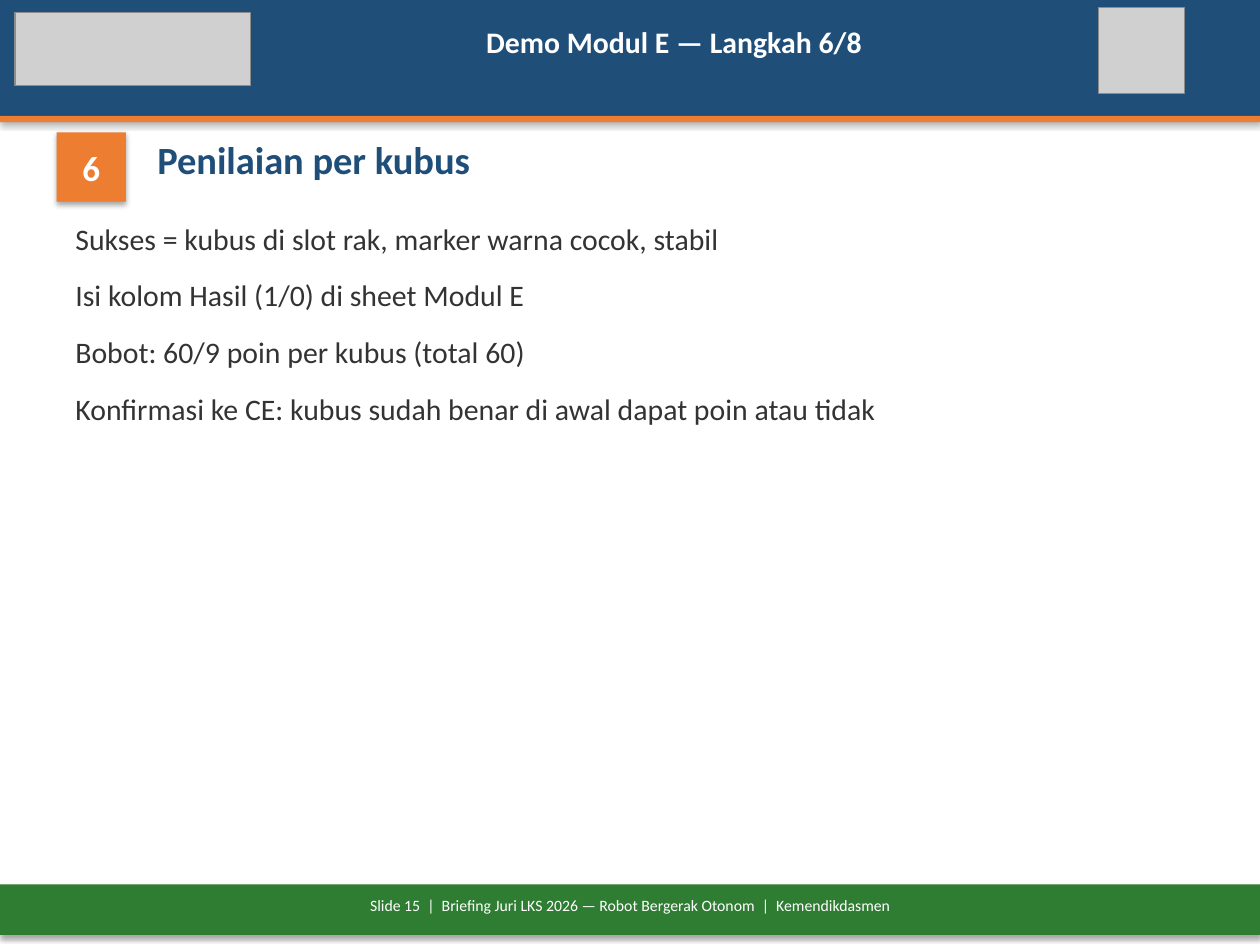
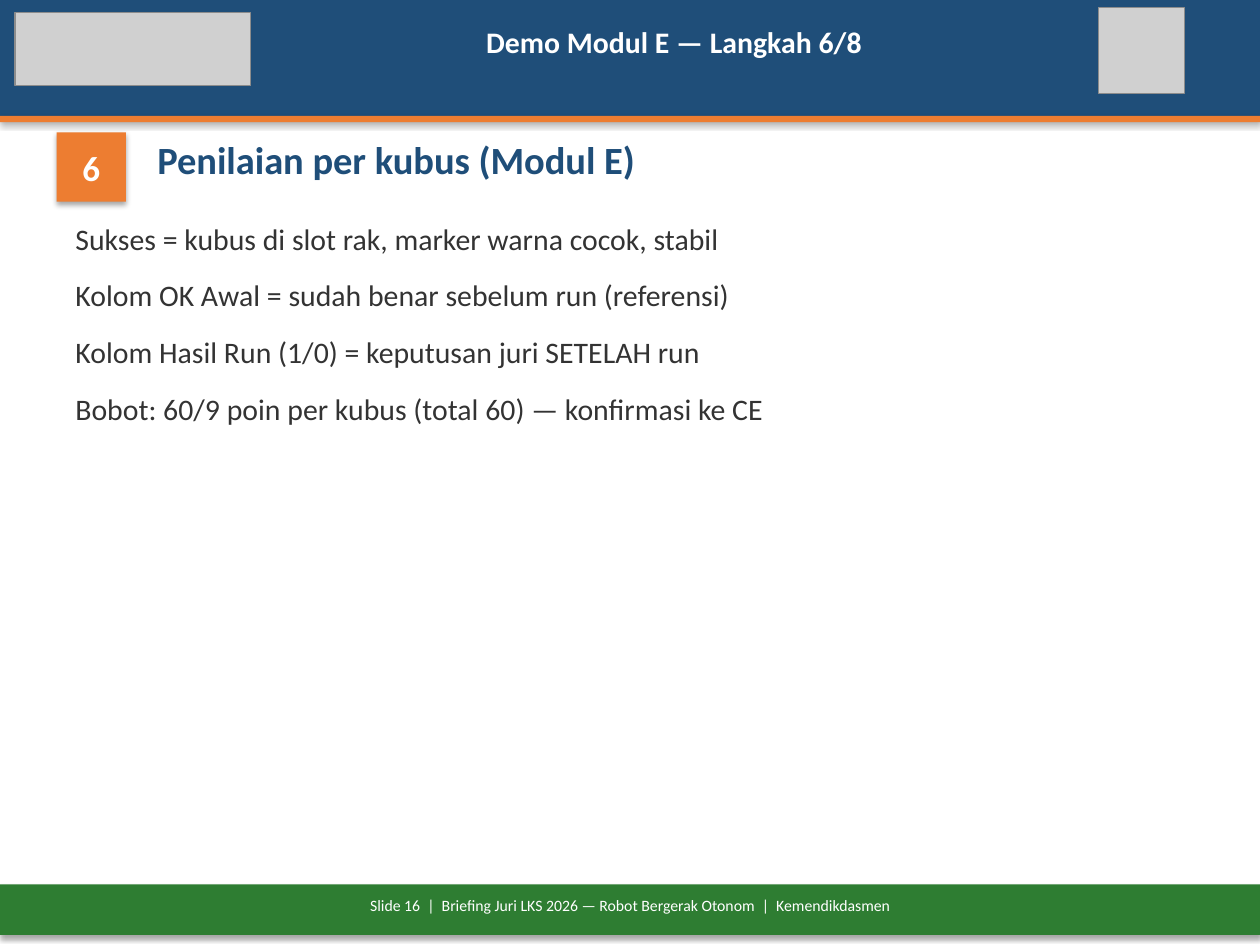
Before and after one commit to antonprafanto/LKS2026, a slide deck: slide 16 of docs/Briefing-Juri-LKS2026-Robot-Otonom.pptx (slide 15 before the commit). Drawn at 1260x945 pixels with LibreOffice and Linux fonts; fonts in the diff are those of the drawing; grey boxes stand for pictures. Boxes give left, top, right and bottom in pixels: in the first picture for what was removed or moved away, otherwise in the second. Text is boxed around its words. In the diff, an @@ line names an element or a change of style, - is before the commit and + after.

```diff
--- a/docs/Briefing-Juri-LKS2026-Robot-Otonom.pptx
+++ b/docs/Briefing-Juri-LKS2026-Robot-Otonom.pptx
@@ text at [157, 145, 635, 180]: text changed @@
-Penilaian per kubus
+Penilaian per kubus (Modul E)
@@ text at [75, 284, 762, 425]: text changed @@
-Isi kolom Hasil (1/0) di sheet Modul E
-Bobot: 60/9 poin per kubus (total 60)
-Konfirmasi ke CE: kubus sudah benar di awal dapat poin atau tidak
+Kolom OK Awal = sudah benar sebelum run (referensi)
+Kolom Hasil Run (1/0) = keputusan juri SETELAH run
+Bobot: 60/9 poin per kubus (total 60) — konfirmasi ke CE
@@ text at [370, 900, 890, 914]: text changed @@
-Slide 15 | Briefing Juri LKS 2026 — Robot Bergerak Otonom | Kemendikdasmen
+Slide 16 | Briefing Juri LKS 2026 — Robot Bergerak Otonom | Kemendikdasmen
```
Also in this commit, not shown: 20 other slides changed, 1 slide added, 18 other files.
